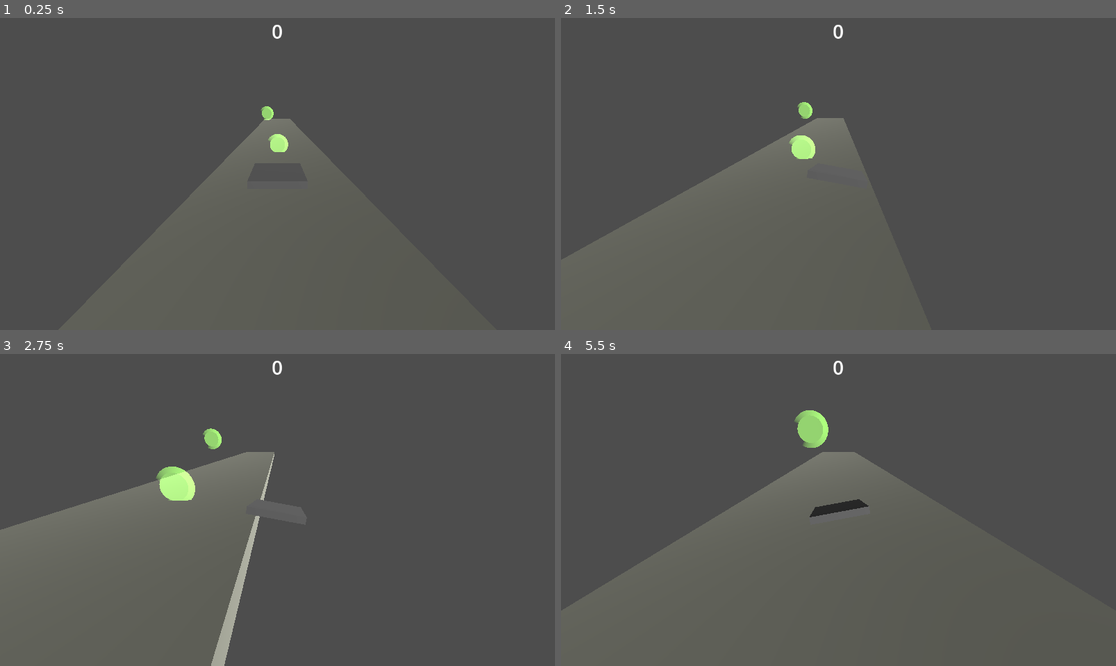
Above: before the commit, frames 1-4 (two rows, left to right).
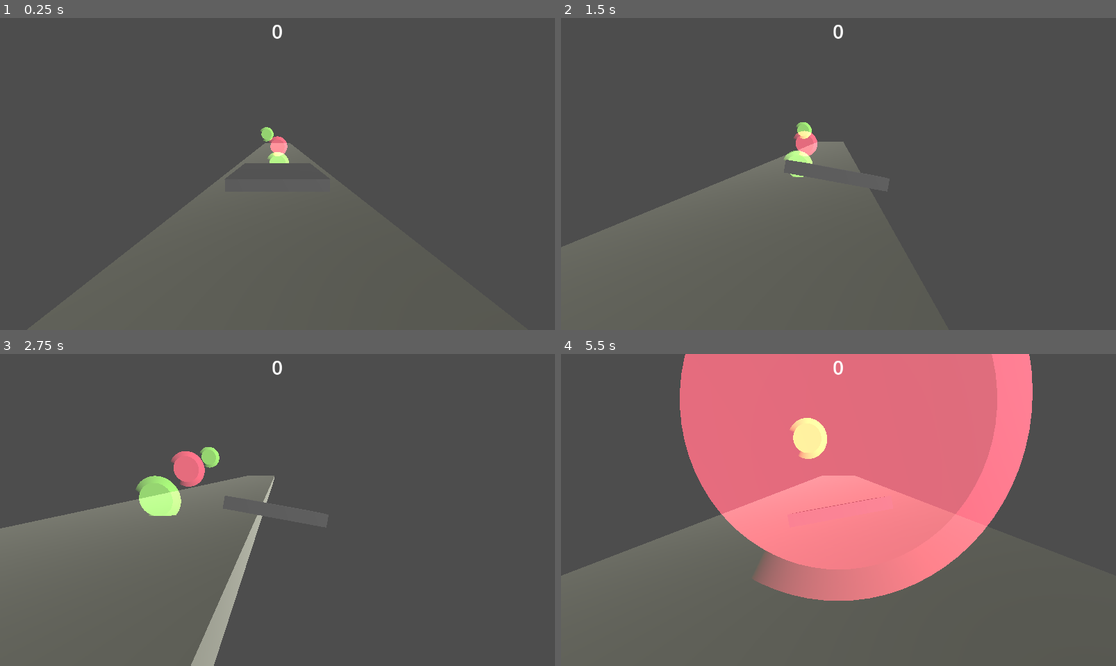
Above: after the commit, the same moments.

Repository: arian-nj/gyro-plane
Game: Godot game, scene res://game.tscn
Two runs of this game, one before a commit and one after it. Both use one fixed random seed, a clock stepped at 60 frames per second and the inputs below.
Inputs:
- Up to frame 1 (0.25 s): no input
- Up to frame 2 (1.5 s): hold D (right) 0.53-1.28 s; hold S (down) from 1.28 s (still down)
- Up to frame 3 (2.75 s): release S (down) at 2.03 s; hold D (right) from 2.03 s (still down)
- Up to frame 4 (5.5 s): release D (right) at 2.78 s; hold W (up) 2.78-3.53 s; hold A (left) 3.53-5.03 s; hold S (down) from 5.03 s (still down)

The runs differ from the first frame. In frame 1, 1.5% of the frame differs, in the area x 36-58%, y 28-54%; in frame 2, 2.3%; in frame 3, 4.5%; in frame 4, 42%, in the area x 0-85%, y 0-83%.

Commit message:
death walls

Diff:
--- a/character_body_3d.gd
+++ b/character_body_3d.gd
@@ -7,6 +7,9 @@
 func add_point() -> void:
 	point += 1
 	PointChanged.emit(point)
+
+func hit_wall(body:Node3D) -> void:
+	print("lost game")
 
 @export var speed := 100
 @export var gravity := 10
--- /dev/null
+++ b/death_walls.gd
@@ -0,0 +1,12 @@
+extends Area3D
+class_name DeathWall
+
+var tween:Tween
+func _on_body_entered(body: Node3D) -> void:
+	if body is Player:
+		var player:Player = body
+		player.hit_wall(self)
+
+		tween = create_tween()
+		tween.tween_property(self,"scale",Vector3(2,2,2),.5)
+		tween.tween_callback(get_tree().reload_current_scene)
--- a/game.tscn
+++ b/game.tscn
@@ -1,10 +1,11 @@
-[gd_scene load_steps=9 format=3 uid="uid://d08p4ijihaqmf"]
+[gd_scene load_steps=10 format=3 uid="uid://d08p4ijihaqmf"]
 
 [ext_resource type="Script" uid="uid://b7tmyw0kvyjl1" path="res://scripts/follow_camera.gd" id="1_e2o6t"]
 [ext_resource type="PackedScene" uid="uid://c6c4560i8ksfn" path="res://player.tscn" id="2_fc0e3"]
 [ext_resource type="Script" uid="uid://b76nydcrxdahr" path="res://scripts/point_label.gd" id="3_7jktm"]
 [ext_resource type="Script" uid="uid://ocvvmkjrmt6h" path="res://world.gd" id="3_feb5d"]
 [ext_resource type="PackedScene" uid="uid://fx7mbn8axmqb" path="res://obstacles/green_points.tscn" id="4_fc0e3"]
+[ext_resource type="PackedScene" uid="uid://bos4jfh58n3i6" path="res://obstacles/death_walls.tscn" id="6_ryrav"]
 
 [sub_resource type="BoxShape3D" id="BoxShape3D_mwb40"]
 size = Vector3(6, 0.5, 50)
@@ -65,4 +66,7 @@
 [node name="GreenPoints2" parent="World" instance=ExtResource("4_fc0e3")]
 transform = Transform3D(1, 0, 0, 0, 1, 0, 0, 0, 1, 1.1040144, 1.7054145, 19.33968)
 
+[node name="DeathWalls" parent="World" instance=ExtResource("6_ryrav")]
+transform = Transform3D(1, 0, 0, 0, 1, 0, 0, 0, 1, 0, 0.8967366, 13.15216)
+
 [connection signal="PointChanged" from="Player" to="CanvasLayer/PointLabel" method="_on_player_point_changed"]
--- /dev/null
+++ b/obstacles/death_walls.tscn
@@ -0,0 +1,29 @@
+[gd_scene load_steps=5 format=3 uid="uid://bos4jfh58n3i6"]
+
+[ext_resource type="Script" uid="uid://bcevkagk0nhob" path="res://death_walls.gd" id="1_15ydd"]
+
+[sub_resource type="CylinderShape3D" id="CylinderShape3D_15ydd"]
+height = 0.1
+radius = 0.71533203
+
+[sub_resource type="StandardMaterial3D" id="StandardMaterial3D_q0nbm"]
+blend_mode = 1
+albedo_color = Color(0.8918016, 0.15910688, 0.27610618, 1)
+
+[sub_resource type="CylinderMesh" id="CylinderMesh_clu16"]
+material = SubResource("StandardMaterial3D_q0nbm")
+top_radius = 0.7
+height = 0.1
+
+[node name="DeathWalls" type="Area3D"]
+script = ExtResource("1_15ydd")
+
+[node name="CollisionShape3D" type="CollisionShape3D" parent="."]
+transform = Transform3D(1, 0, 0, 0, -4.371139e-08, -1, 0, 1, -4.371139e-08, 0, 0, 0)
+shape = SubResource("CylinderShape3D_15ydd")
+
+[node name="MeshInstance3D" type="MeshInstance3D" parent="."]
+transform = Transform3D(1, 0, 0, 0, -4.371139e-08, -1, 0, 1, -4.371139e-08, 0, 0, 0)
+mesh = SubResource("CylinderMesh_clu16")
+
+[connection signal="body_entered" from="." to="." method="_on_body_entered"]
--- a/obstacles/green_points.gd
+++ b/obstacles/green_points.gd
@@ -1,5 +1,5 @@
 extends Area3D
-
+class_name GreenPoint
 
 var tween:Tween
 func _on_body_entered(body: Node3D) -> void:
@@ -11,4 +11,3 @@
 		tween = create_tween()
 		tween.tween_property(self,"scale",Vector3(.1,.1,.1),.5)
 		tween.tween_callback(self.queue_free)
-	#
--- a/scripts/follow_camera.gd
+++ b/scripts/follow_camera.gd
@@ -6,6 +6,6 @@
 
 func _process(_delta: float) -> void:
 	global_position = follow_target.global_position
-	global_position.z -= 3
-	global_position.y += 1
+	global_position.z -= 2
+	global_position.y += .4
 	look_at(follow_target.global_position)
Not shown, added: death_walls.gd.uid
Not shown: 1 places in obstacles/green_points.tscn that only renumber resources
